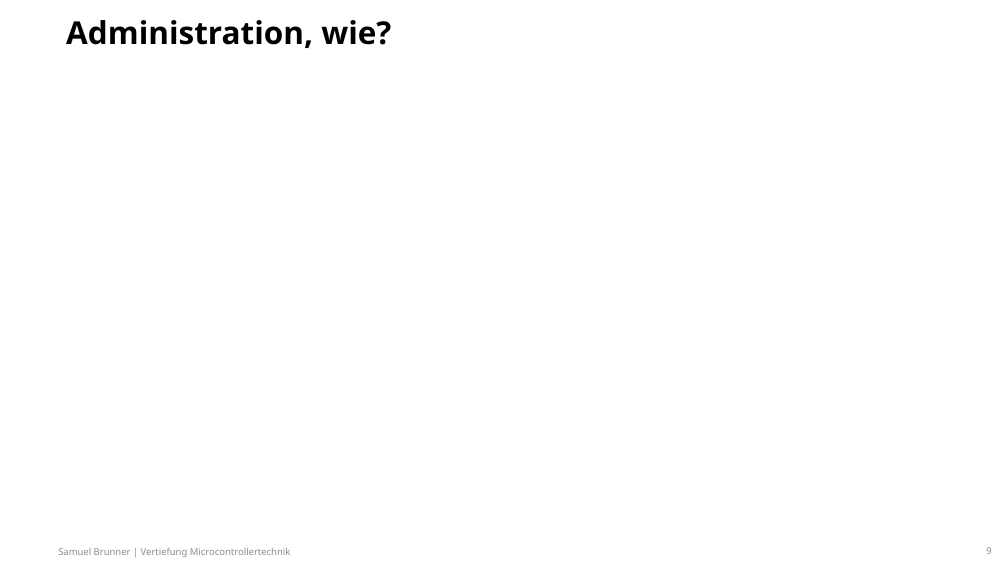
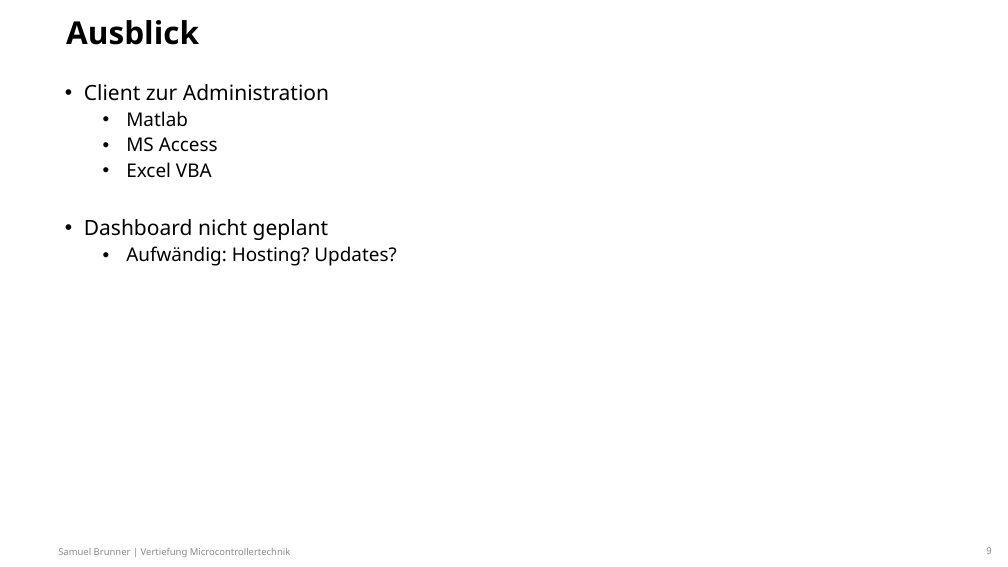
Before and after one commit to Oberfeldwedler/km3003, a slide deck: slide 9 of docs/Präsi/VMC_KM3003.pptx. Drawn at 1008x567 pixels with LibreOffice and Linux fonts; fonts in the diff are those of the drawing; background and template pictures are left out. Boxes give left, top, right and bottom in pixels: in the first picture for what was removed or moved away, otherwise in the second. Text is boxed around its words. In the diff, an @@ line names an element or a change of style, - is before the commit and + after.

Commit message:
f presentation

```diff
--- a/docs/Präsi/VMC_KM3003.pptx
+++ b/docs/Präsi/VMC_KM3003.pptx
@@ text at [66,20,199,45]: text changed @@
-Administration, wie?
+Ausblick
@@ text added at [84,84,396,266], 18 pt, text #000000 @@
+• Client zur Administration
+  • Matlab
+  • MS Access
+  • Excel VBA
+• Dashboard nicht geplant
+  • Aufwändig: Hosting? Updates?
```
Also in this commit, not shown: 2 other slides changed.
